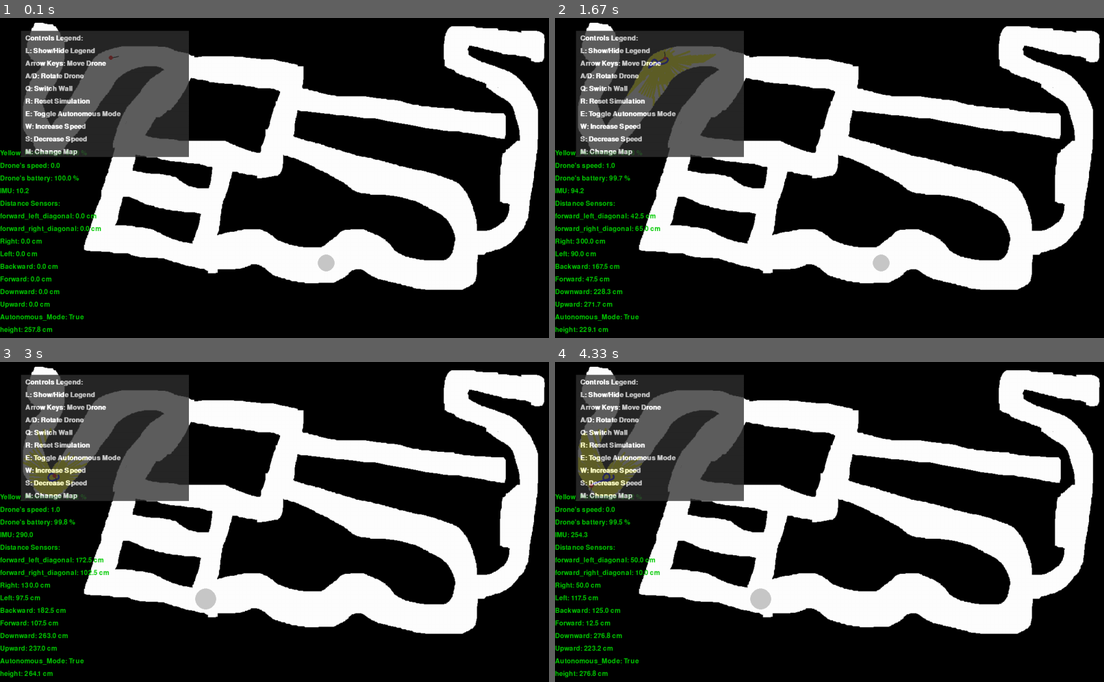
Above: before the commit, frames 1-4 (two rows, left to right).
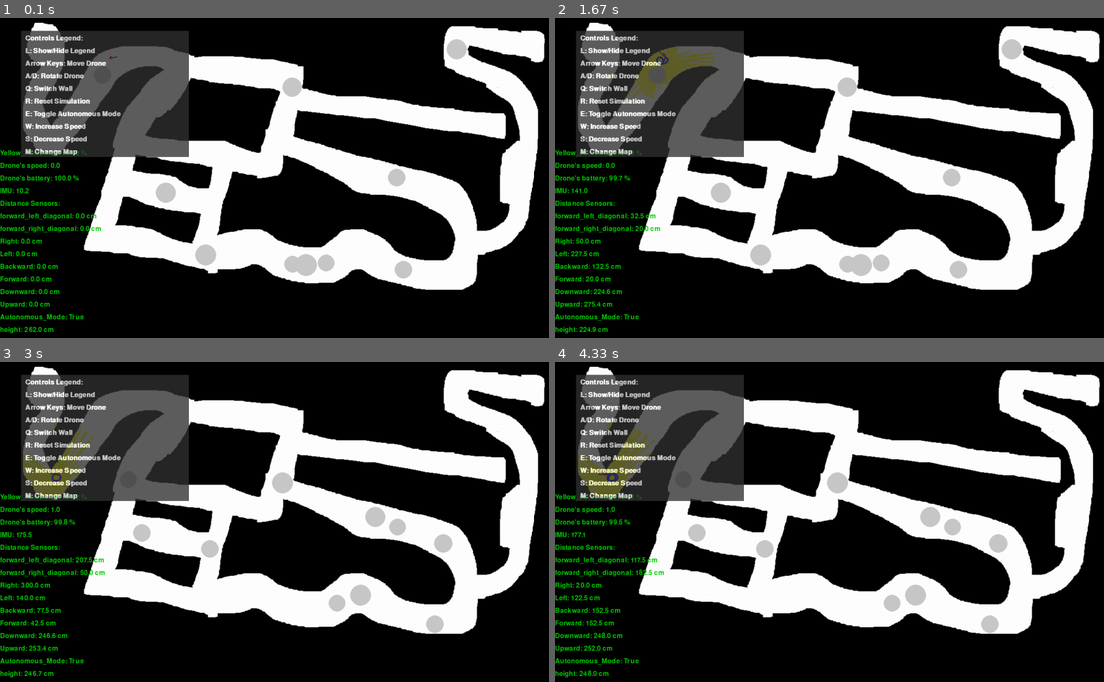
Above: after the commit, the same moments.

Repository: Raz-Saad/Autonomous_Robotics_Final_Project
Game: pygame game, started from src/Main_Pygame.py
Same seed, same stepped clock (60 frames per second), same inputs: the game is played once before the commit and once after it.
Inputs:
- Up to frame 1 (0.1 s): no input
- Up to frame 2 (1.67 s): tap one key every 0.33 s from 0.33 s: D Enter Enter H
- Up to frame 3 (3 s): tap H at 1.67 s; tap R at 2 s; tap Space at 2.33 s
- Up to frame 4 (4.33 s): tap Space at 4.17 s

The runs differ from the first frame. In frame 1, 1.4% of the frame differs, in the area x 5-86%, y 6-99%; in frame 2, 2.1%; in frame 3, 2.6%; in frame 4, 2.8%, in the area x 2-83%, y 19-99%.

Commit message:
Updated highet PID and z_axis_deviation

Diff:
--- a/src/Drone.py
+++ b/src/Drone.py
@@ -22,11 +22,11 @@
         # because our map is 2d, we need a different kind of calculation of the up/down sensors: #TODO: show raz
         self.up_distance_sensor = DistanceSensorheight("up")
         self.down_distance_sensor = DistanceSensorheight("down")
-        self.height_pid_controller = PIDController(0.005, 0.005, 0.005, 5)  # PID controller for height - we wish to be (for example) 3 meters above the floor
+        self.height_pid_controller = PIDController(0.008, 0, 0.0045, 5)  # PID controller for height - we wish to be (for example) 3 meters above the floor
         self.desired_floor_distance = 100 # 100 px * 2.5 = 2.5 meters
 
         self.orientation_sensor = IMU() #the drone's angle, the drone is looking rightward, beginning at 0
-        self.pid_controller = PIDController(0.068, 0, 0.04, 5) #PIDController(0.07, 0, 0.05, 5)
+        self.pid_controller = PIDController(0.068, 0.0001, 0.04, 5) #PIDController(0.068, 0, 0.04, 5)
         self.forward_pid_controller = PIDController(1.6,0, 0.03, 5)
         self.narrow_pid_controller = PIDController(0.03,0, 0.03, 5)
 
@@ -66,7 +66,7 @@
 
         # for slowing down the drone whenever is flying underneath obstacles:
         # if obstacles:
-        #     self.optical_flow_sensor.current_speed = 0.7
+        #     self.optical_flow_sensor.current_speed = 0.9
         # else:
         #     self.optical_flow_sensor.current_speed = 1
 
@@ -103,8 +103,6 @@
     def update_drone_angle(self,angle_delta):
         self.orientation_sensor.update_orientation ((self.orientation_sensor.drone_orientation + angle_delta) % 360)
 
-    def check_for_repeated_path(self):
-        return
 
     def switch_wall(self ):
         self.use_pid = False
@@ -166,7 +164,7 @@
 
         # Calculate the correction for case the drone's front is getting too close to a wall
         #TODO: CHECK WHAT IS THE OPTIMAL DANGER DISTANCE
-        front_danger_distance = 50 *self.optical_flow_sensor.get_current_speed()
+        front_danger_distance = 40 *self.optical_flow_sensor.get_current_speed()
         if(self.forward_distance_sensor.distance >= front_danger_distance):
             forward_distance_error = 0
         else:
@@ -422,10 +420,10 @@
     def drone_about_to_touch_wall(self):
         drone_speed = self.optical_flow_sensor.get_current_speed()
         return ((self.forward_distance_sensor.distance < 22.5)
-                or (self.rightward_distance_sensor.distance < 6)
-                or (self.leftward_distance_sensor.distance < 6)
-                or (self.forward_right_diagonal_distance_sensor.distance < 6)
-                or (self.forward_left_diagonal_distance_sensor.distance < 6))
+                or (self.rightward_distance_sensor.distance < 7.5)
+                or (self.leftward_distance_sensor.distance < 7.5)
+                or (self.forward_right_diagonal_distance_sensor.distance < 7.5)
+                or (self.forward_left_diagonal_distance_sensor.distance < 7.5))
 
     def set_starting_position(self, position):
         self.starting_position = position
--- a/src/Main_Pygame.py
+++ b/src/Main_Pygame.py
@@ -58,7 +58,7 @@
 
         self.respawn_drone()
 
-        self.amount_of_obstacles_to_spawn = 1
+        self.amount_of_obstacles_to_spawn = 10
         self.spawn_obstacles(self.amount_of_obstacles_to_spawn)  # Spawn 10 obstacles
 
         self.clock = pygame.time.Clock()
@@ -125,15 +125,16 @@
     # NOW EVERY 60CM THE DRONE GROWS, SO WHEN WE ARE LESS THAN 250 WE LOOK SMALLER AND THEN WE ARE AT 250 THE DRONE GETS BIGGER
     # AND IT LOOKS WEIRD BECAUSE THERE IS NO OBSTECLE
     def calculate_drone_z_axis_deviation(self):
+        z_epsilon_value = 17
         z_middle_value = (self.ceiling_level + self.floor_level) / 2
-        return (self.drone.z_level - z_middle_value) / z_middle_value #(self.ceiling_level / 2)
+        return (self.drone.z_level - (z_middle_value-z_epsilon_value)) / z_middle_value #(self.ceiling_level / 2)
 
     # adjust the drone's radius by it's z axis, for visualization:
     def adjust_drone_radius(self):
         # the drone's radius will be it's initial value + the deviation of its actual height from the middle height value:
         self.drone_radius = int(self.initial_drone_radius + # initial value
-                             (self.calculate_drone_z_axis_deviation() * self.initial_drone_radius) # deviation precentage
-                             + 1) # avoiding radius = 0
+                             (self.calculate_drone_z_axis_deviation() * self.initial_drone_radius)) # deviation precentage
+                             #+ 1) # avoiding radius = 0
 
 
     def check_map_z_collision(self):
